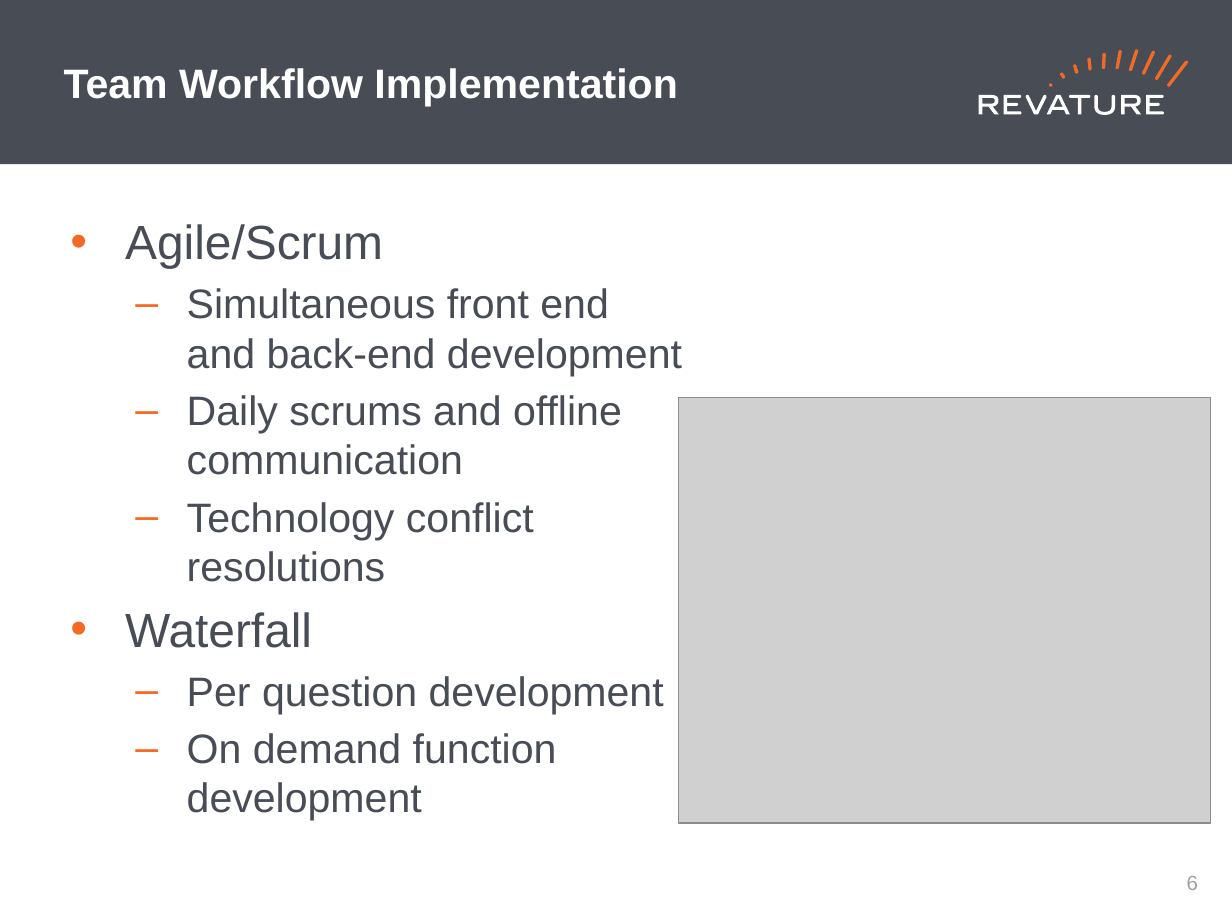
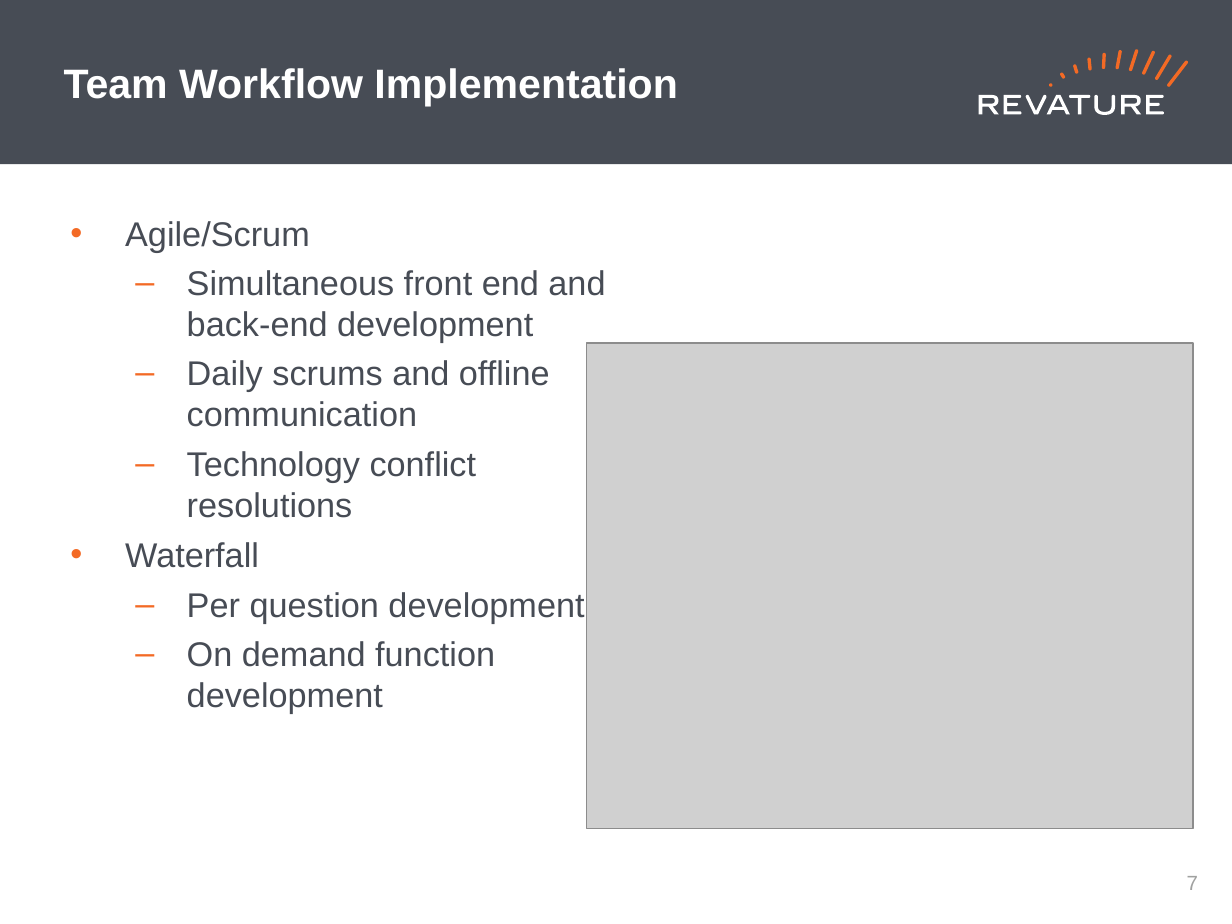
Before and after one commit to 220103-java-etl/Amplifire-404-Braincells, a slide deck: slide 8 of BraincellsP2_Presentation.pptx (slide 7 before the commit). Drawn at 1232x924 pixels with LibreOffice and Linux fonts; fonts in the diff are those of the drawing; grey boxes stand for pictures. Boxes give left, top, right and bottom in pixels: in the first picture for what was removed or moved away, otherwise in the second. Text is boxed around its words. In the diff, an @@ line names an element or a change of style, - is before the commit and + after.

Commit message:
updated presentation

```diff
--- a/BraincellsP2_Presentation.pptx
+++ b/BraincellsP2_Presentation.pptx
@@ text "Agile/Scrum" at [125, 221, 605, 714]: size 28 to 20 pt in "Agile/Scrum", "Waterfall"; size 24 to 20 pt in "Simultaneous front end and back-end development", "Daily scrums and offline communication", "Technology conflict resolutions", "Per question development" and 1 more places @@
@@ picture: place and size @@
-picture at [679, 398, 1211, 823]
+picture at [586, 342, 1194, 828]
@@ page number at [1187, 876, 1198, 890]: text changed @@
-6
+7
```
Also in this commit, not shown: 2 other slides changed, 1 slide added, 1 slide removed.
